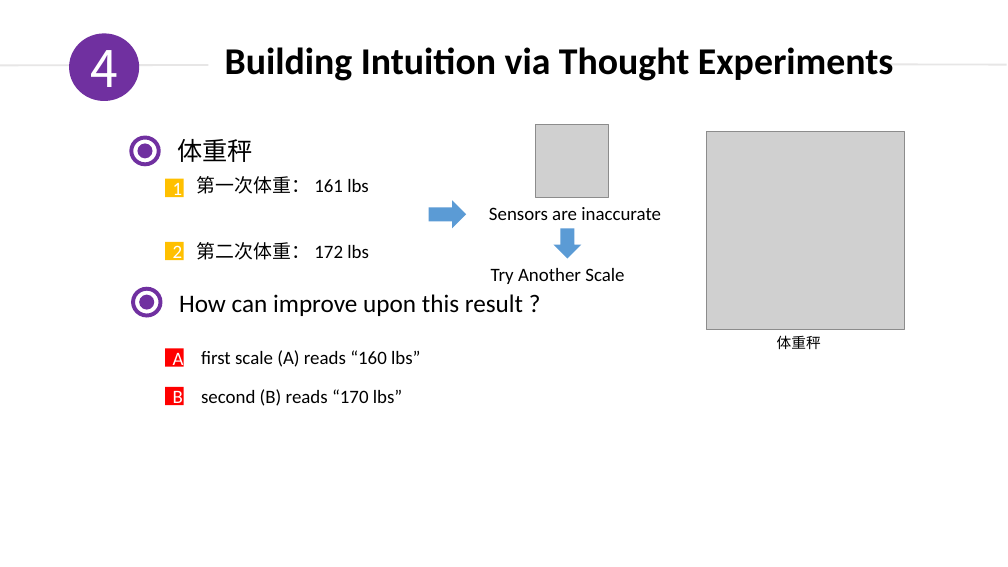
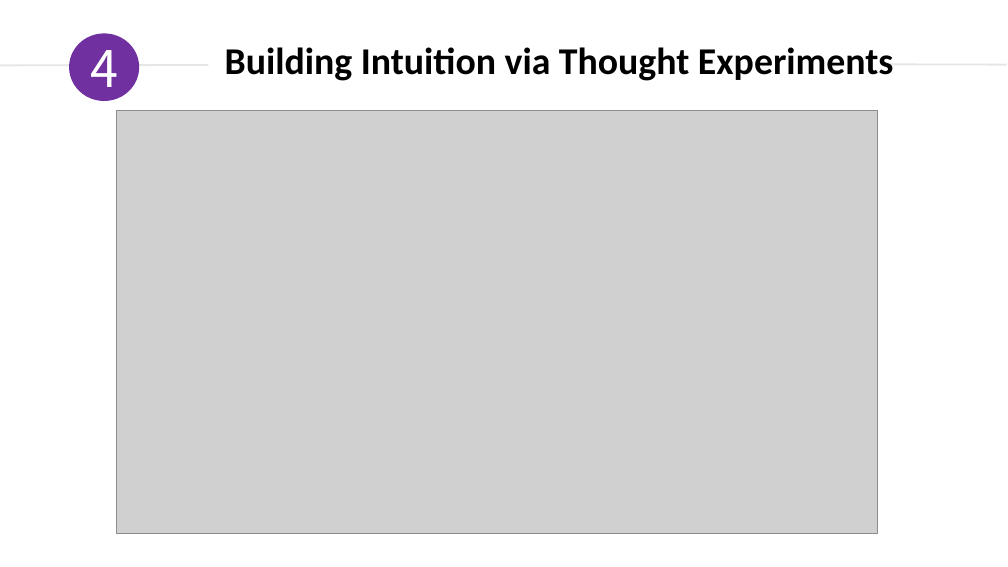
Before and after one commit to duyongquan/LTSLAM, a slide deck: slide 4 of docs/pptx/VINS/07-VINS-介绍.pptx. Drawn at 1008x567 pixels with LibreOffice and Linux fonts; fonts in the diff are those of the drawing; grey boxes stand for pictures. Boxes give left, top, right and bottom in pixels: in the first picture for what was removed or moved away, otherwise in the second. Text is boxed around its words. In the diff, an @@ line names an element or a change of style, - is before the commit and + after.

```diff
--- a/docs/pptx/VINS/07-VINS-介绍.pptx
+++ b/docs/pptx/VINS/07-VINS-介绍.pptx
@@ picture added at [116, 110, 877, 534] @@
@@ ellipse removed at [132, 138, 159, 164] @@
@@ ellipse removed at [138, 144, 153, 159] @@
@@ text removed at [177, 139, 253, 162] @@
-体重秤
@@ picture removed at [536, 124, 609, 197] @@
@@ picture removed at [706, 132, 904, 330] @@
@@ rectangle removed at [165, 178, 184, 197] @@
-1
@@ text removed at [197, 176, 369, 194] @@
-第一次体重： 161 lbs
@@ right arrow removed at [429, 200, 467, 228] @@
@@ text removed at [489, 207, 661, 220] @@
-Sensors are inaccurate
@@ down arrow removed at [554, 228, 582, 259] @@
@@ rectangle removed at [165, 242, 184, 260] @@
-2
@@ text removed at [197, 242, 369, 260] @@
-第二次体重： 172 lbs
@@ text removed at [491, 268, 624, 284] @@
-Try Another Scale
@@ ellipse removed at [133, 289, 160, 315] @@
@@ ellipse removed at [139, 295, 154, 310] @@
@@ text removed at [179, 294, 523, 316] @@
-How can improve upon this result ?
@@ rectangle removed at [165, 349, 184, 367] @@
-A
@@ text removed at [201, 350, 420, 367] @@
-first scale (A) reads “160 lbs”
@@ text removed at [777, 335, 821, 349] @@
-体重秤
@@ rectangle removed at [165, 387, 184, 405] @@
-B
@@ text removed at [201, 389, 402, 406] @@
-second (B) reads “170 lbs”
```
Also in this commit, not shown: 1 other slide changed, 10 other files.
